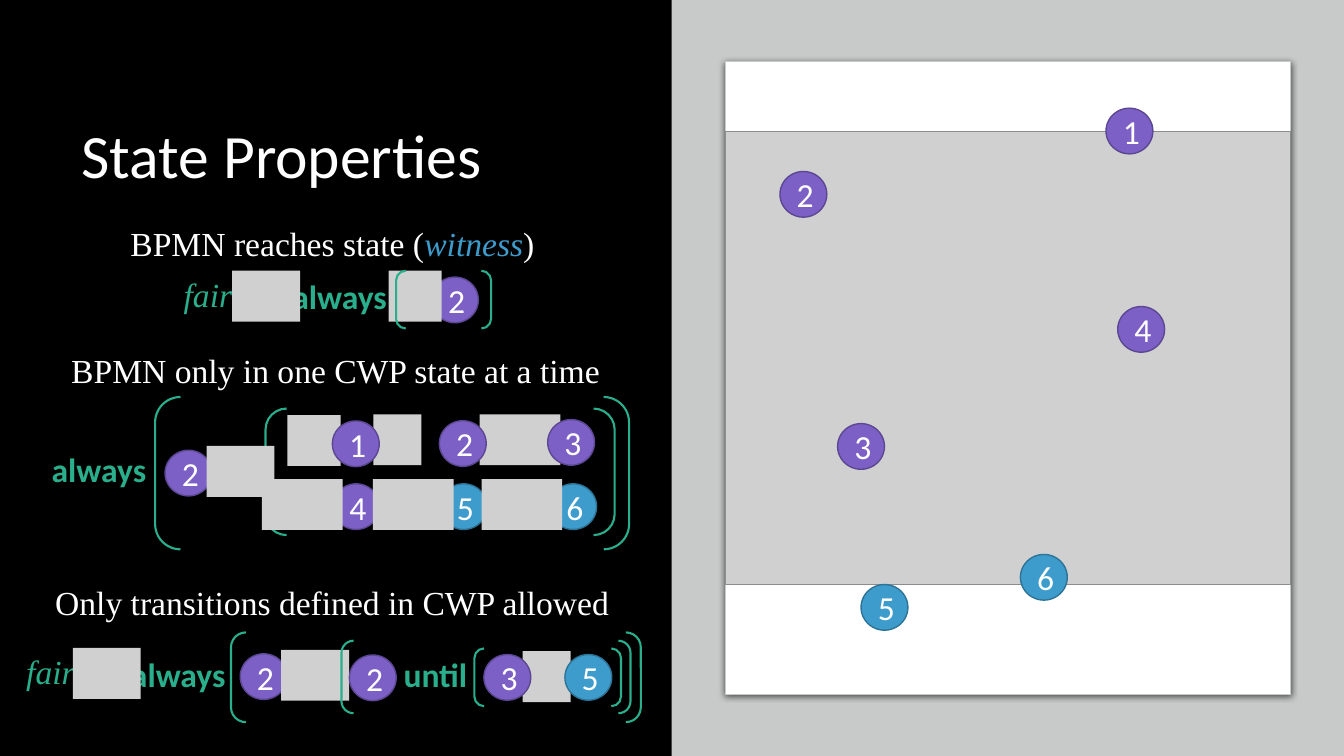
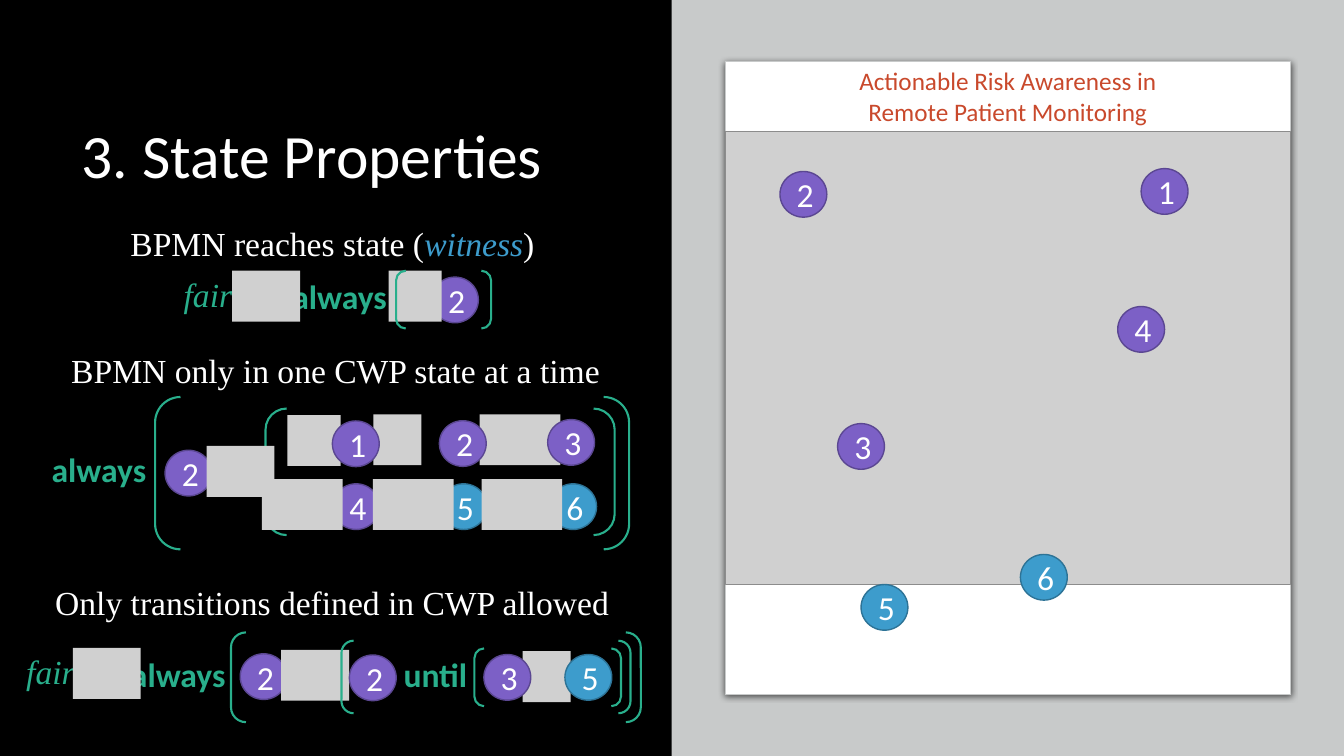
Before and after one commit to ericmercer/SPIN-bpmn-cwp-verification-paper, a slide deck: slide 12 of presentation/syscon-2022.pptx. Drawn at 1344x756 pixels with LibreOffice and Linux fonts; fonts in the diff are those of the drawing; grey boxes stand for pictures. Boxes give left, top, right and bottom in pixels: in the first picture for what was removed or moved away, otherwise in the second. Text is boxed around its words. In the diff, an @@ line names an element or a change of style, - is before the commit and + after.

```diff
--- a/presentation/syscon-2022.pptx
+++ b/presentation/syscon-2022.pptx
@@ text added at bbox=[859, 72, 1156, 126], 18 pt, text #C9492C @@
+Actionable Risk Awareness in Remote Patient Monitoring
@@ title at bbox=[82, 135, 542, 188]: text changed @@
-State Properties
+3. State Properties
@@ ellipse "1": place and size @@
-ellipse "1" at bbox=[1106, 108, 1153, 153]
+ellipse "1" at bbox=[1141, 168, 1189, 214]
```
Also in this commit, not shown: 17 other slides changed.
